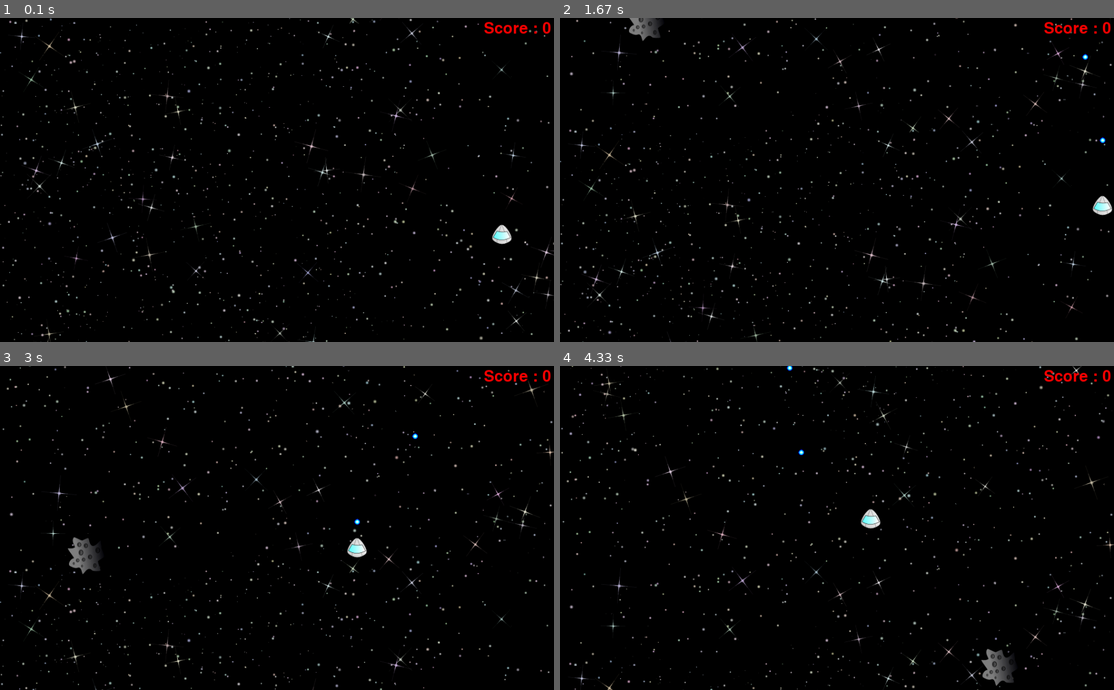
Above: before the commit, frames 1-4 (two rows, left to right).
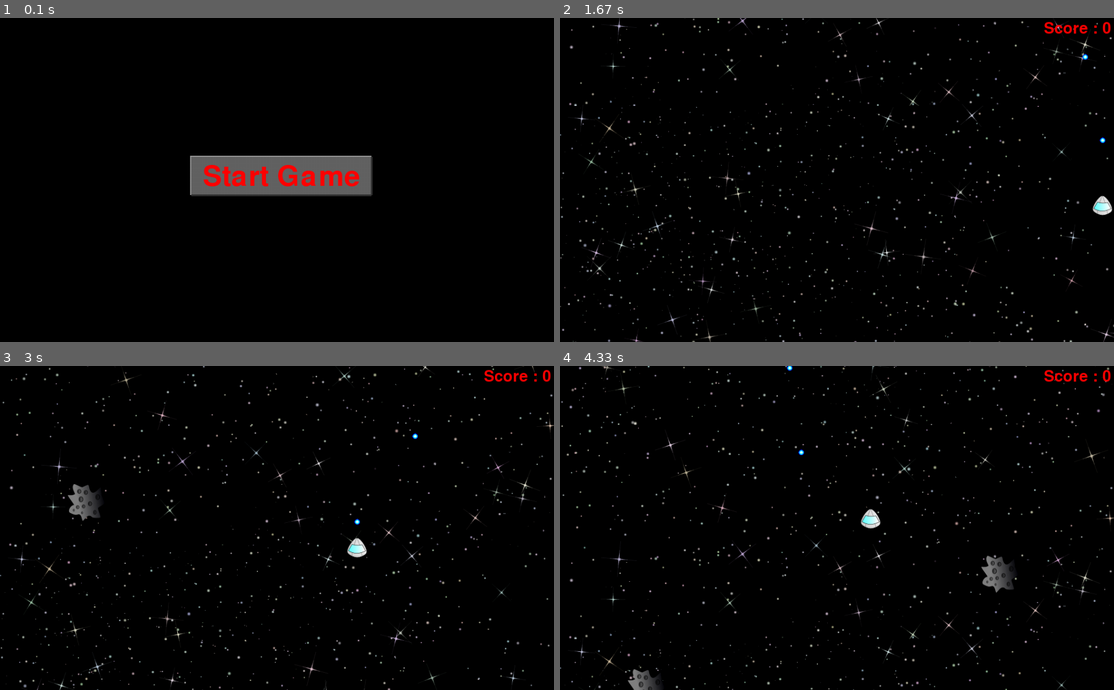
Above: after the commit, the same moments.

Repository: rodrigets/games-in-pygame
Game: pygame game, started from asteroides.py
The game is run twice, just before and just after one commit, with the same random seed, the same clock (stepped at 60 frames per second) and the same inputs.
Inputs (mouse positions are in pixels of both pictures, inside the frame that each line leads up to):
- Up to frame 1 (0.1 s): no input
- Up to frame 2 (1.67 s): click (842, 176) at 0.38 s; tap Space at 0.67, 1.07, 1.37, 1.57 s; hold Right 1-1.47 s; hold Up from 1.5 s (still down)
- Up to frame 3 (3 s): release Up at 1.8 s; hold Right 1.83-2.3 s; tap Space at 1.9, 2.2, 2.4, 2.7, 2.97 s; hold Left 2.33-2.87 s; hold Down from 2.9 s (still down)
- Up to frame 4 (4.33 s): release Down at 3.2 s; hold Left 3.23-3.63 s; tap Space at 3.3, 3.6, 3.73, 4.13 s; hold Up 3.67-4.03 s; hold Right from 4.07 s (still down)

The runs differ from the first frame. In frame 1, 6.8% of the frame differs, in the area x 0-100%, y 0-100%; in frame 2, 4.8%; in frame 3, 5.0%; in frame 4, 5.1%.

Commit message:
Made a start screen with a button that starts the game when clicked.

Diff:
--- a/asteroides.py
+++ b/asteroides.py
@@ -95,6 +95,36 @@
     if (pygame.mixer.music.get_busy()==False):
         pygame.mixer.music.load("Cool Space Music.mp3")
         pygame.mixer.music.play()
+
+def start_screen():
+    pygame.init()
+    clock = pygame.time.Clock()
+    screen = pygame.display.set_mode((956, 560))
+    pygame.draw.line(screen,(150,150,150),[330,240],[640,240], 5)
+    pygame.draw.line(screen,(150,150,150),[330,238],[330,305], 5)
+    pygame.draw.line(screen,(50,50,50),[330,305],[640,305], 5)
+    pygame.draw.line(screen,(50,50,50),[640,305],[640,240], 5)
+    pygame.draw.rect(screen,(100,100,100),(330,240,310,65))
+    font_name = pygame.font.get_default_font()
+    start_screen_font = pygame.font.SysFont(font_name, 72)
+    t = start_screen_font.render("Start Game", 1, (255, 0, 0))
+    start_button = screen.blit(t, (350, 250))
+
+    show_start_screen = True
+
+    while show_start_screen:
+        for event in pygame.event.get():
+            if event.type == pygame.QUIT:
+                exit()
+
+        pressed_keys = pygame.key.get_pressed()
+
+        if event.type == pygame.MOUSEBUTTONDOWN and start_button.collidepoint(pygame.mouse.get_pos()):
+            show_start_screen = False
+            main()
+
+        pygame.display.update()
+        clock.tick(60)
 
 def main():
     pygame.mixer.pre_init(44100, -16, 2, 4096)
@@ -303,4 +333,4 @@
         clock.tick(60)
 
 
-main()
+start_screen()
